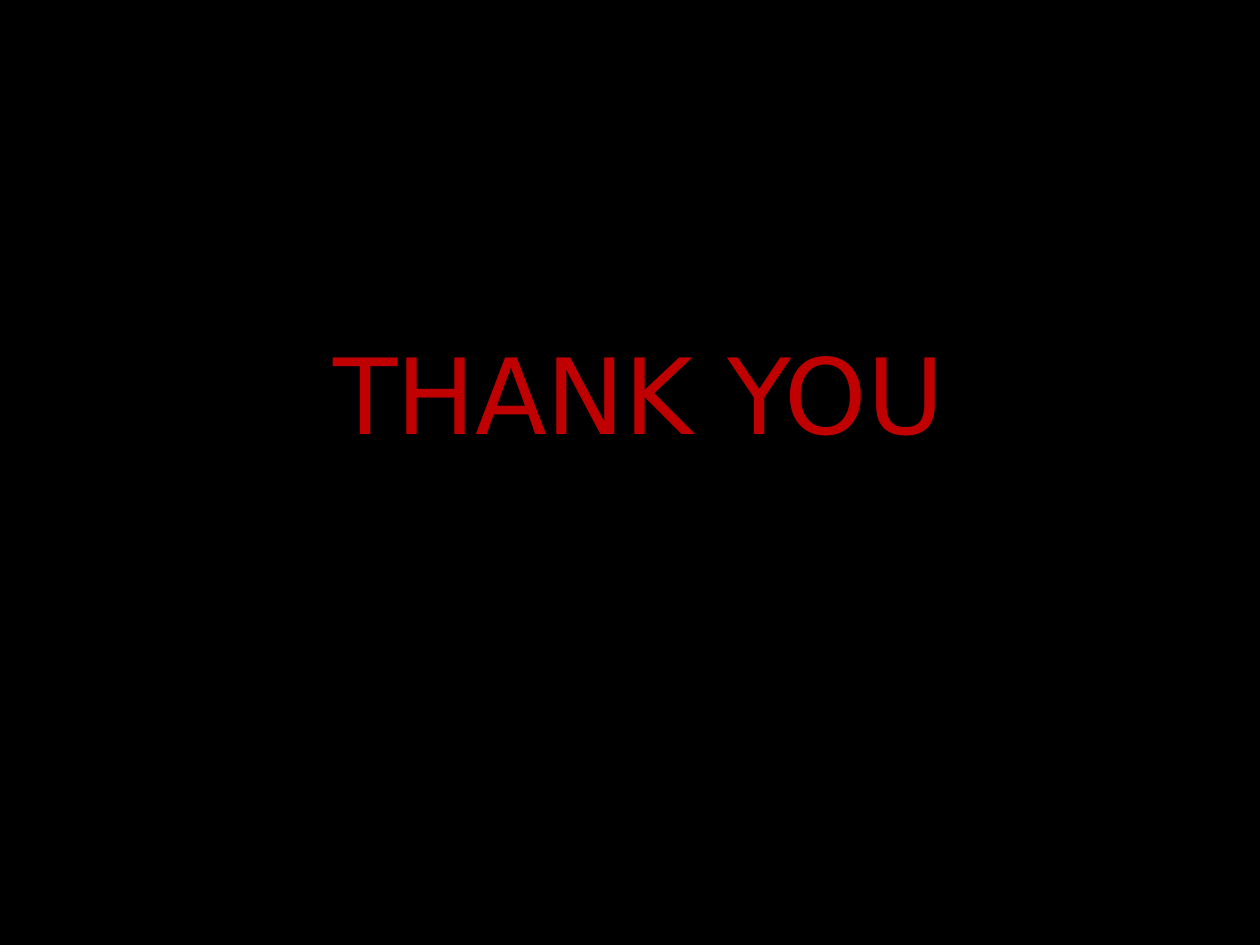
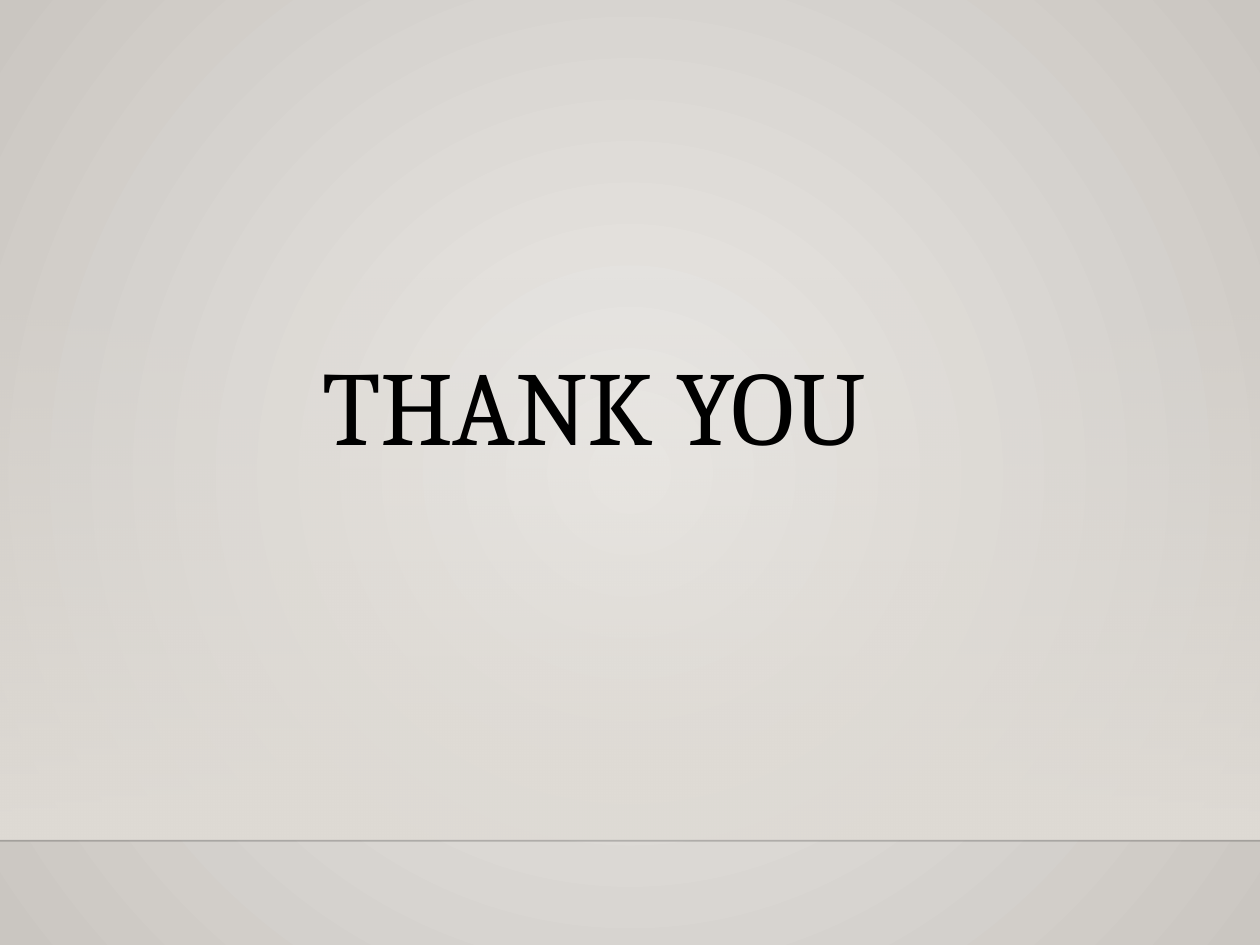
Before and after one commit to Skkishore1103/SQL-Project, a slide deck: slide 60 of Kishore S SQL Project.pptx. Drawn at 1260x945 pixels with LibreOffice and Linux fonts; fonts in the diff are those of the drawing; background and template pictures are left out. Boxes give left, top, right and bottom in pixels: in the first picture for what was removed or moved away, otherwise in the second. Text is boxed around its words. In the diff, an @@ line names an element or a change of style, - is before the commit and + after.

```diff
--- a/Kishore S SQL Project.pptx
+++ b/Kishore S SQL Project.pptx
@@ background picture (left out) to gradient #ECEAE7 to #CAC7C1 @@
@@ rectangle added at bbox=[0, 277, 1260, 839], fill gradient #DFDBD5 @@
@@ title "THANK YOU": place and size @@
-title "THANK YOU" at bbox=[333, 356, 944, 436]
+title "THANK YOU" at bbox=[322, 374, 866, 446]
@@ title "THANK YOU" at bbox=[322, 374, 866, 446]: font DejaVu Sans to Cambria, text colour #C00000 to #000000; alignment centre to left; vertical alignment middle to top @@
@@ line added from (0, 840) to (1260, 840), #000001 1 pt @@
```
Also in this commit, not shown: 59 other slides changed.
